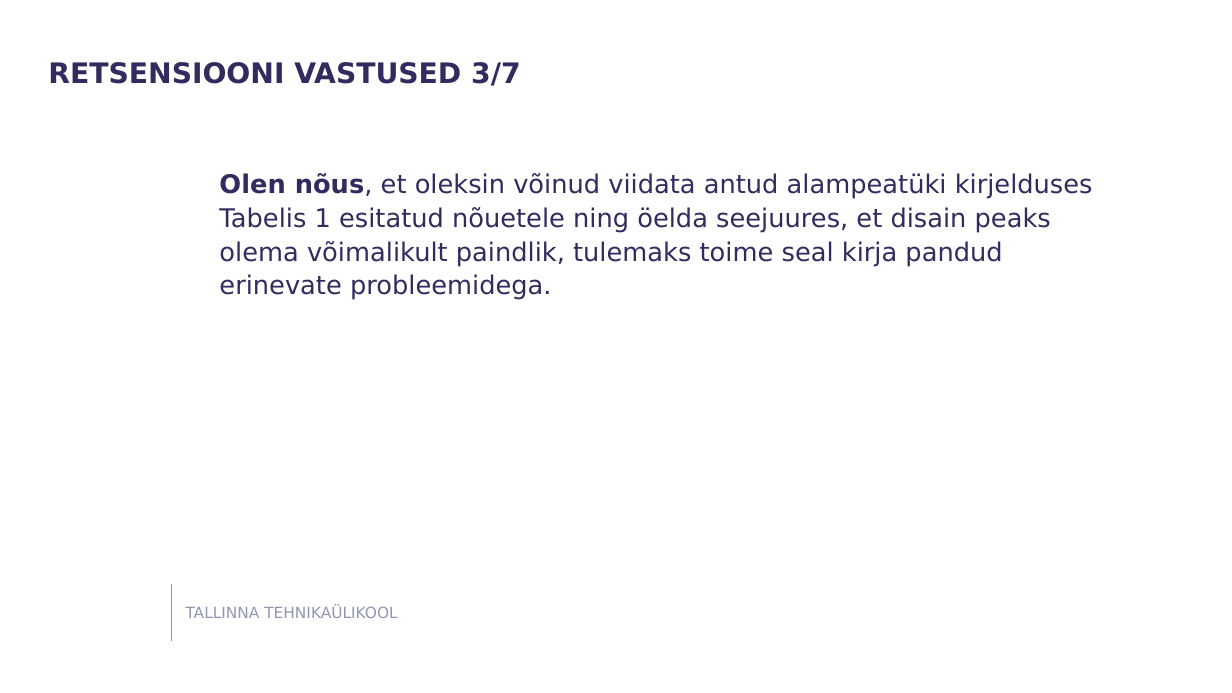
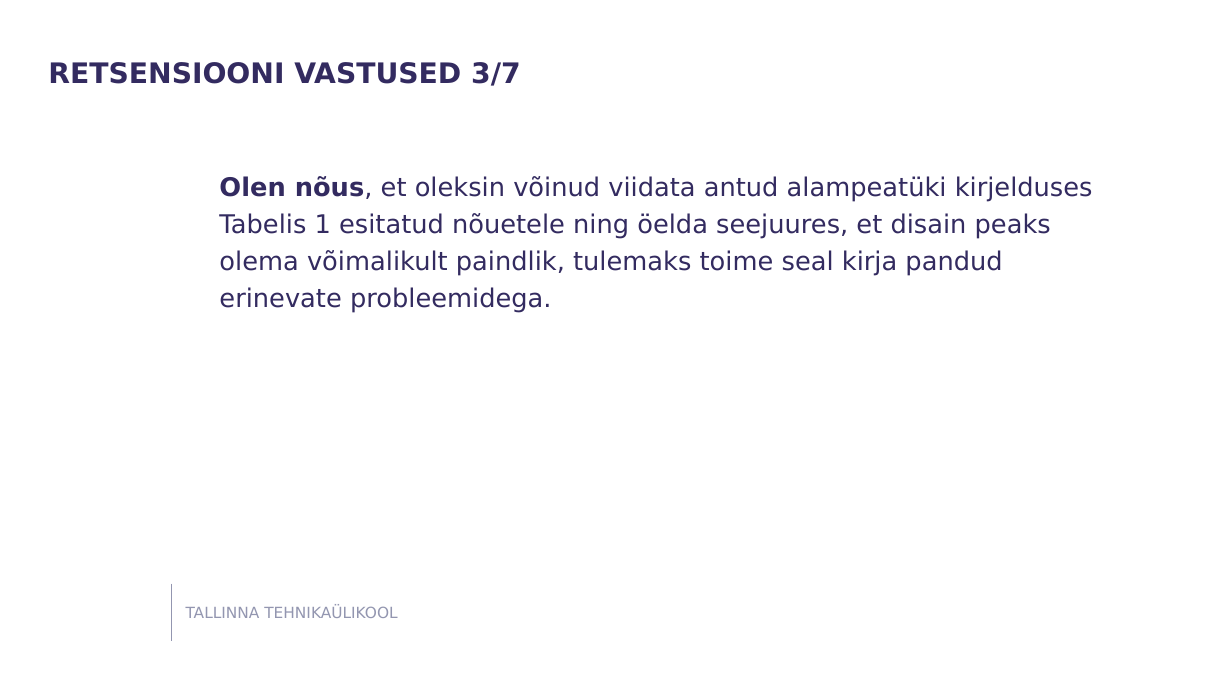
Before and after one commit to susannapeek1/SEISUNDITE-ESITAMINE-SQL-ANDMEBAASIDES, a slide deck: slide 22 of Ettekanne/Esitlus_Infosüsteemi_põhiolemite_seisundite_esitamine_SQL-Andmebaasides_Susanna_Peek.pptx. Drawn at 1232x693 pixels with LibreOffice and Linux fonts; fonts in the diff are those of the drawing; background and template pictures are left out. Boxes give left, top, right and bottom in pixels: in the first picture for what was removed or moved away, otherwise in the second. Text is boxed around its words. In the diff, an @@ line names an element or a change of style, - is before the commit and + after.

```diff
--- a/Ettekanne/Esitlus_Infosüsteemi_põhiolemite_seisundite_esitamine_SQL-Andmebaasides_Susanna_Peek.pptx
+++ b/Ettekanne/Esitlus_Infosüsteemi_põhiolemite_seisundite_esitamine_SQL-Andmebaasides_Susanna_Peek.pptx
@@ text "Olen nõus, et oleksin võinud ..." at box(219, 176, 1093, 312): line spacing 1.1 to 1.2 @@
```
Also in this commit, not shown: 3 other slides changed.
